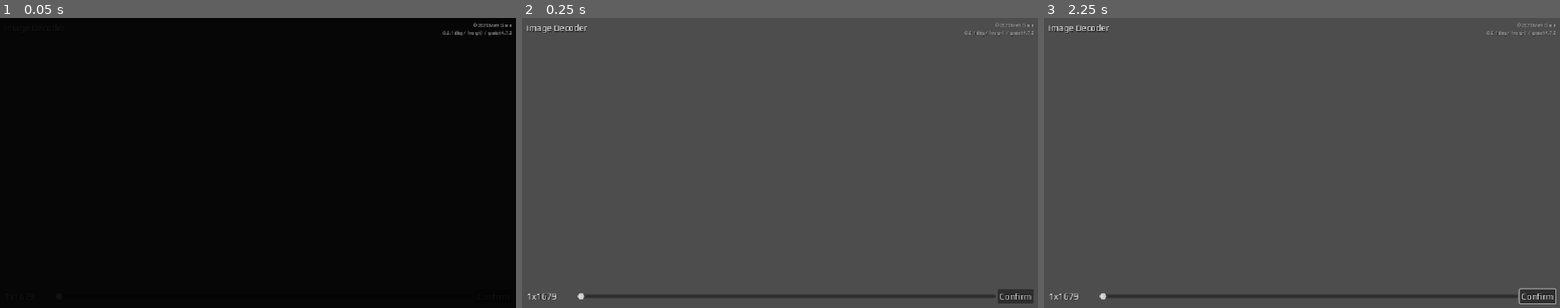
Above: before the commit, frames 1-3 (left to right).
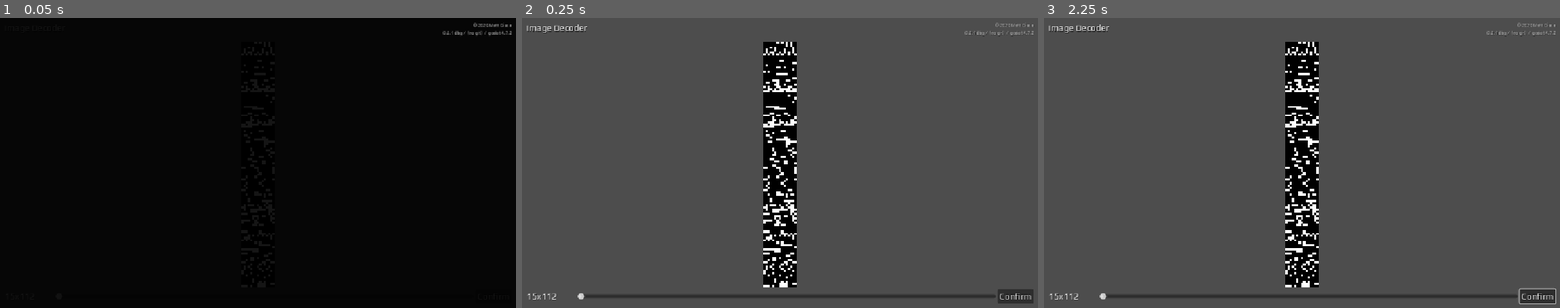
Above: after the commit, the same moments.

Repository: mgiuca/message-game
Game: Godot game, scene res://scenes/levels/image_decoder.tscn
Same seed, same stepped clock (60 frames per second), same inputs: the game is played once before the commit and once after it. This scene is started directly instead of the project's main scene.
Inputs (mouse positions are in pixels of both pictures, inside the frame that each line leads up to):
- Up to frame 1 (0.05 s): no input
- Up to frame 2 (0.25 s): no input
- Up to frame 3 (2.25 s): click "Confirm" at 0.5 s; click "Confirm" at 1.25 s; tap Enter at 2 s; move the mouse to (1415, 148) at 2.02 s; hold Up (ui_up) from 2.03 s (still down); click (1415, 148) at 2.17 s

The runs differ from the first frame. In frame 2, 5.6% of the frame differs, in the area x 2-54%, y 8-98%; in frame 3, 5.6%.

Commit message:
ImageDecoder: Min / start on 15 px width.
Matches the height at the end.

Diff:
--- a/scenes/levels/image_decoder.gd
+++ b/scenes/levels/image_decoder.gd
@@ -1,6 +1,6 @@
 extends Level
 
-var image_width : int = 1
+@onready var image_width : int = roundi((%SldWidth as Slider).value)
 
 @onready var source_image : Image = load('res://data/image.png')
 
--- a/scenes/levels/image_decoder.tscn
+++ b/scenes/levels/image_decoder.tscn
@@ -42,11 +42,12 @@
 clip_text = true
 
 [node name="SldWidth" type="HSlider" parent="MarginContainer/VBoxContainer/HBoxContainer" index="1" unique_id=959909688]
+unique_name_in_owner = true
 layout_mode = 2
 size_flags_horizontal = 3
 size_flags_vertical = 4
-min_value = 1.0
-value = 1.0
+min_value = 15.0
+value = 15.0
 
 [node name="BtnConfirm" type="Button" parent="MarginContainer/VBoxContainer/HBoxContainer" index="2" unique_id=181740838]
 layout_mode = 2
